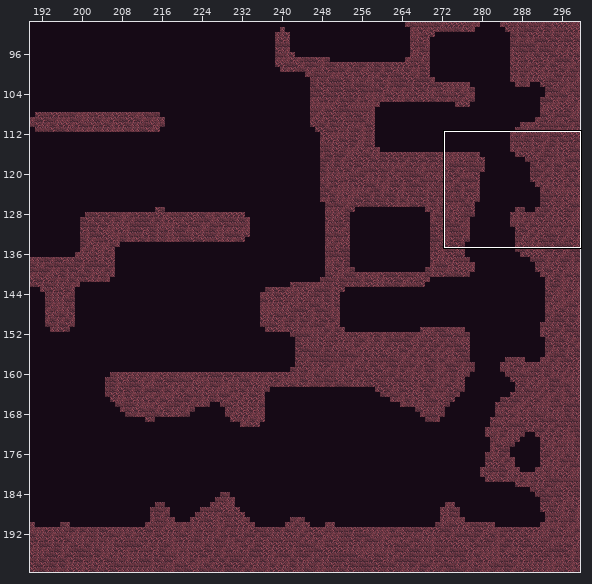
Tiled map: android/assets/maps/level1.tmx. The first picture is a wide view before the edit; the outline marks the close-up.
Close-up. Before the edit:
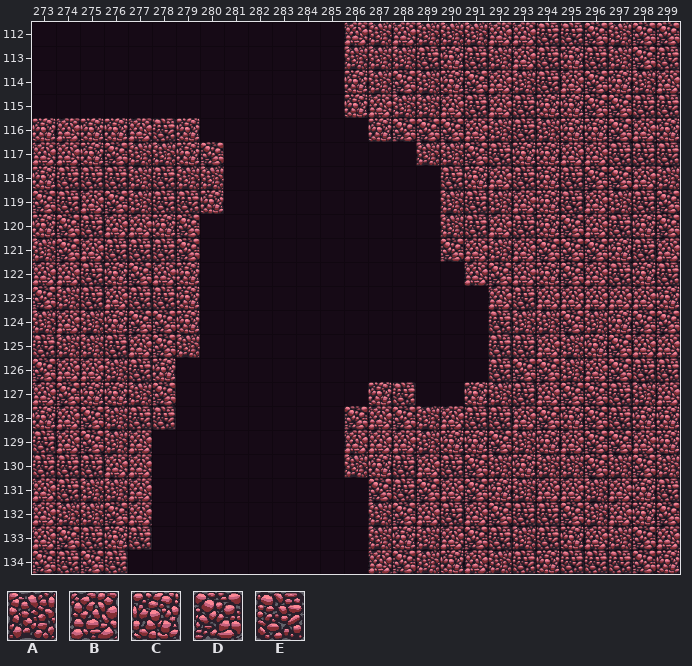
Cells are 64x64 px. Shown: x 273..299, y 112..134. The commit also changed other parts of the map, which this record leaves out.
Key: from "tileMapGutter": A 5, B 6, C 7, D 8, E 9.
_ is an empty cell.
Layers that did not change in this view are not listed.
Layer "terrain" before, first column x 273:
112 _____________BABAAABBEEDADD
113 _____________AAAECEABECEADE
114 _____________CADACDBAEBDCAB
115 _____________CBAABEBECCDDEE
116 CBCCBEC_______CDDDBAEACCDBC
117 BBCDAACD________AADECCBBEEE
118 CEEEAEAA_________ECBECEDDBA
119 DEBDAEEC_________AEABCEBAED
120 CDEBBCD__________AEBECDBECD
121 ADBEEED__________DBABDDDCEB
122 BBECDBC___________BDBCDBECE
123 DAEBEEC____________BEBBBBBC
124 ABACDDC____________EAADACDD
125 EAAEBDA____________EEBACDBB
126 DBBAEC_____________EDDABDEE
127 BDCCAD________CE__CAEBDDEAB
128 CBDAEE_______DBDABEEBDCDECC
129 EBDAB________BBBACCDACBDDBC
130 EEEBB________ACEBEDACAADADA
131 BEAAB_________DEDBDCABBABCE
132 BAADB_________ADBEBDEEDABCD
133 BDECE_________ACABDEAECBADB
134 DEDE__________BDACBAECEEEDC
New version:
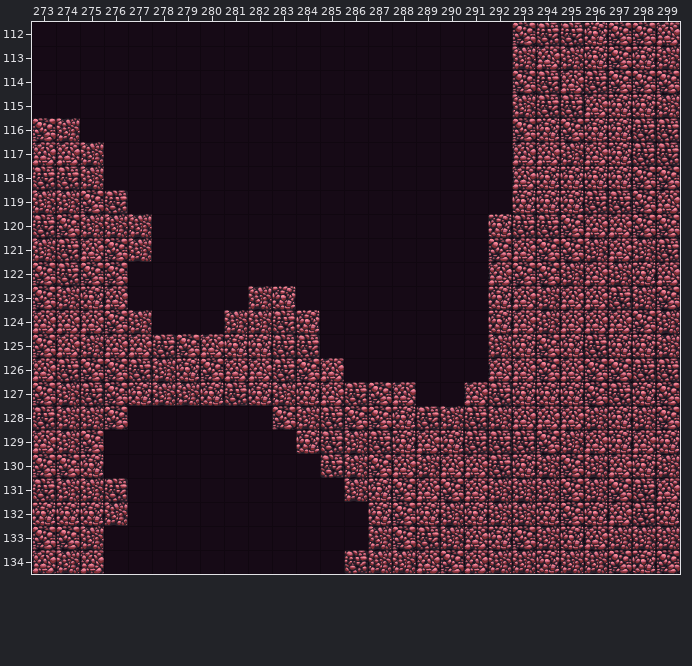
The edit:
Changed rows in their new state; . is an unchanged cell.
Layer "terrain":
first column x 273:
112 ............._______D..CD.B
113 ............._______ABACDCA
114 ............._______D..EDDD
115 ............._______AEEBCCA
116 DA_____.......______DCD.CEE
117 ..A_____........____BBA.C..
118 E.A_____.........___B.CCCDD
119 AADE____.........___C.CEEDB
120 E.AAA__..........__C.E..BD.
121 .E.DA__..........__D...ABAE
122 DEDD___..........._BDDA.A.B
123 ..C.___..AC........CBA..EAD
124 B.BDA__.AAEC.......CB.BBB.A
125 DB.B.EDBCCEE.......ACDCECCA
126 BEDD.ACDBBEDB......BB.BD...
127 DAEDCAACECACBEDB..BECCC..CD
128 EAAD__....DAE.DCEA.A.BBACAD
129 BA.__......CEAECB.EEEDABC..
130 DDC__.......E.DBABBE..DABC.
131 EA.E_........ACDBDBA.AD.DEB
132 CCCA_.........C.CACAAC.C.EC
133 D.A__..........DEABCDA...AA
134 BAB_.........EAABD..A.AADCD
Pixel boxes of the changes (left, top, right, bottom) in both close-ups:
changed: (32, 22, 680, 574)
